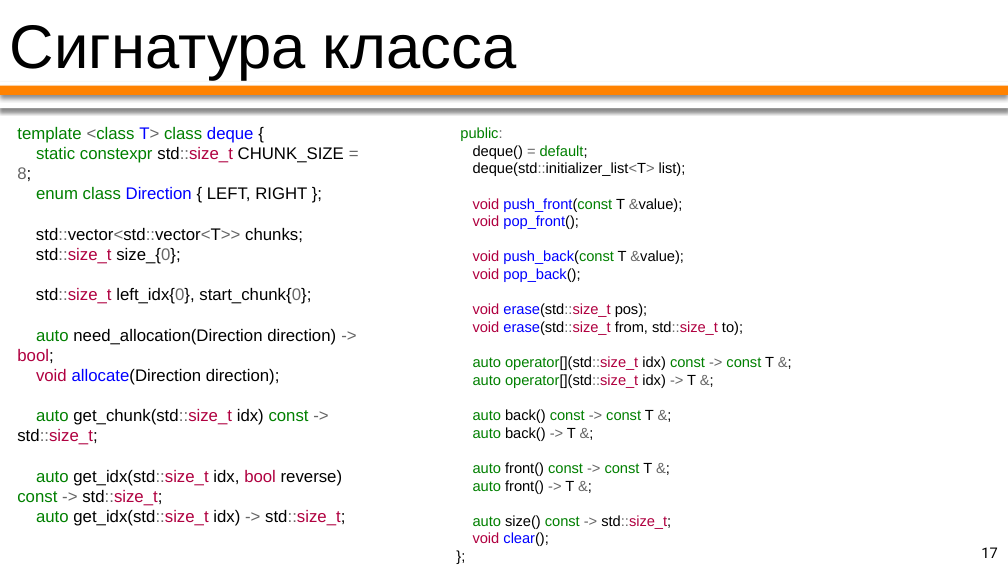
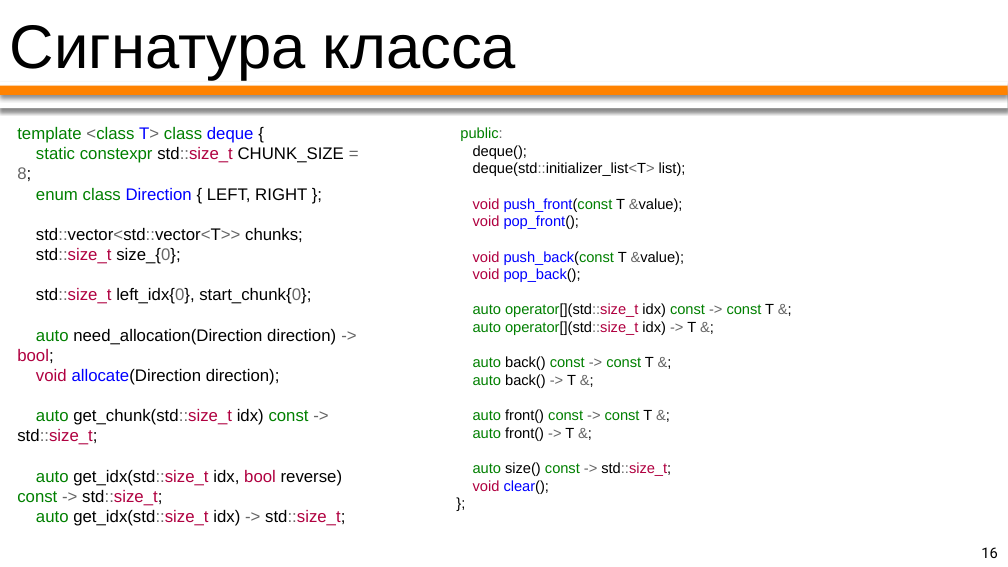
Before and after one commit to PatriotRossii/ducktalks_0, a slide deck: slide 16 of deque/appendix/deque. Устройство и реализация.pptx (slide 17 before the commit). Drawn at 1008x567 pixels with LibreOffice and Linux fonts; fonts in the diff are those of the drawing. Boxes give left, top, right and bottom in pixels: in the first picture for what was removed or moved away, otherwise in the second. Text is boxed around its words. In the diff, an @@ line names an element or a change of style, - is before the commit and + after.

```diff
--- a/deque/appendix/deque. Устройство и реализация.pptx
+++ b/deque/appendix/deque. Устройство и реализация.pptx
@@ text at bbox=[473, 145, 527, 159]: text changed @@
-deque() = default;
+deque();
@@ text at bbox=[473, 303, 743, 335]: paragraphs removed @@
-void erase(std::size_t pos);
-void erase(std::size_t from, std::size_t to);
@@ page number at bbox=[981, 547, 997, 558]: text changed @@
-17
+16
```
Also in this commit, not shown: 2 other slides changed, 1 slide removed, 3 other files.
